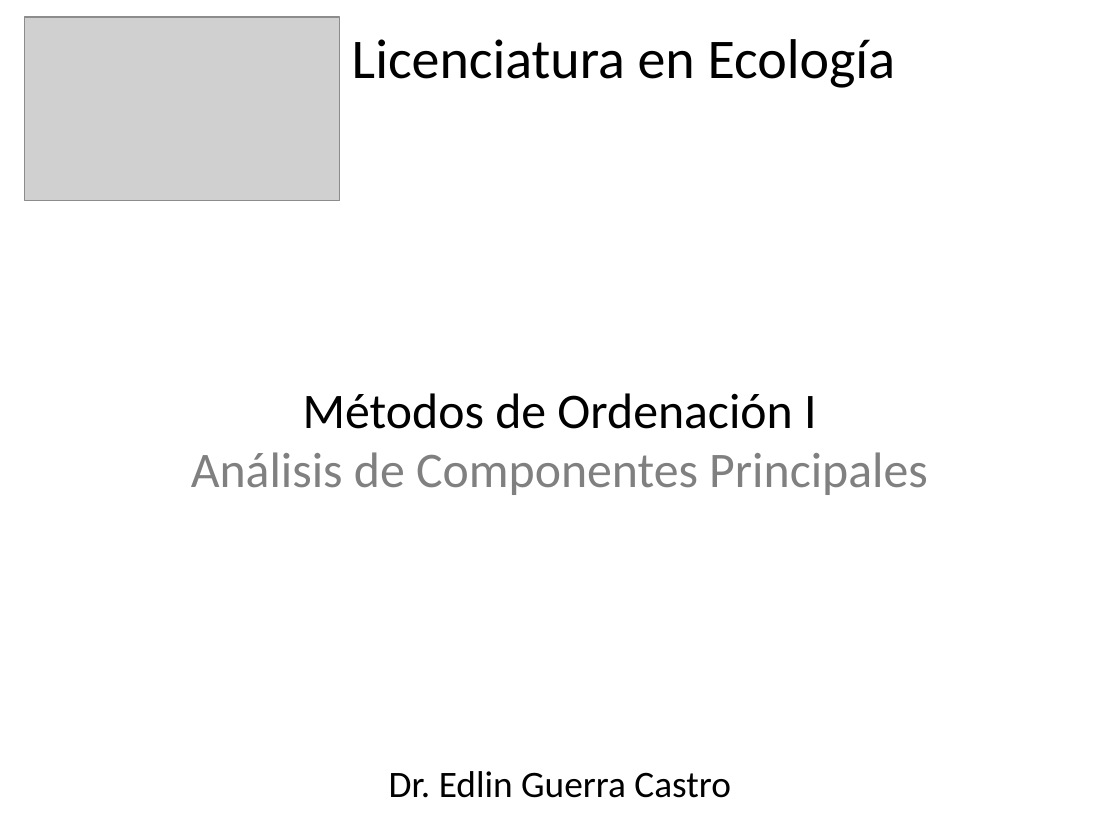
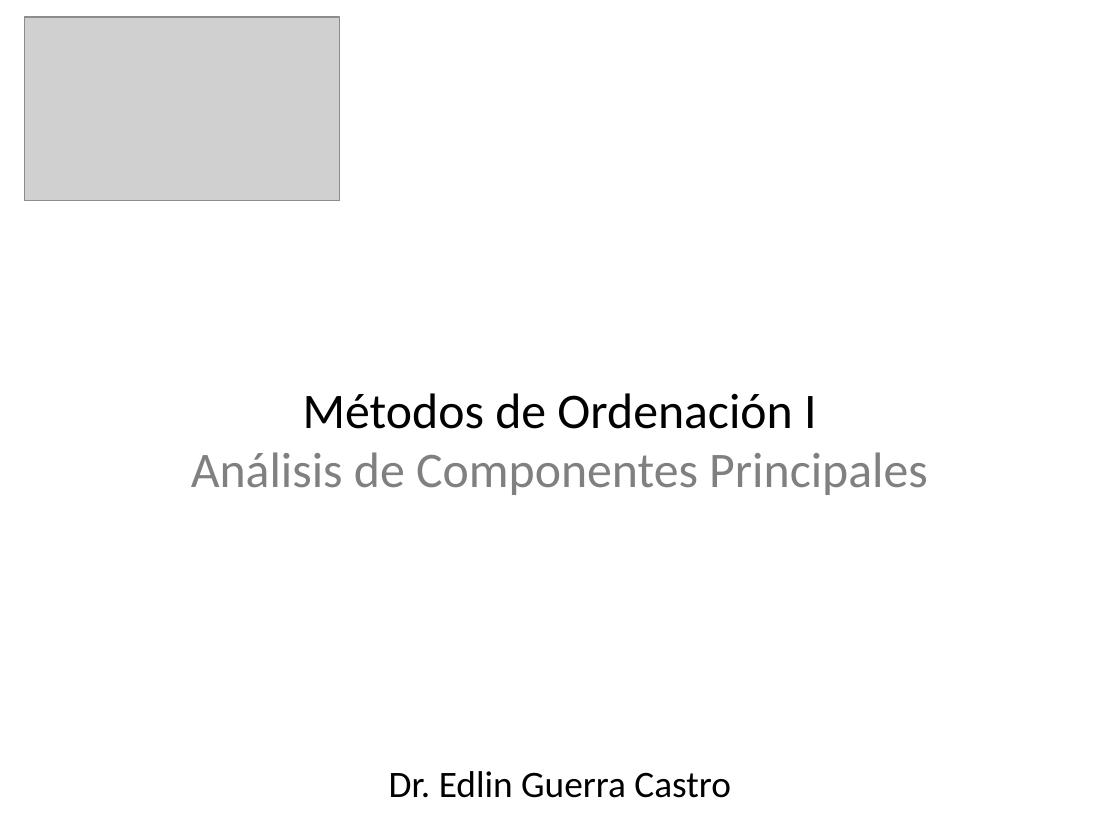
Before and after one commit to edlinguerra/IAM_IVIC2024, a slide deck: slide 1 of clases/Unidad III Ordenaciones_PCA.pptx. Drawn at 1120x840 pixels with LibreOffice and Linux fonts; fonts in the diff are those of the drawing; grey boxes stand for pictures. Boxes give left, top, right and bottom in pixels: in the first picture for what was removed or moved away, otherwise in the second. Text is boxed around its words. In the diff, an @@ line names an element or a change of style, - is before the commit and + after.

```diff
--- a/clases/Unidad III Ordenaciones_PCA.pptx
+++ b/clases/Unidad III Ordenaciones_PCA.pptx
@@ text removed at box(352, 39, 896, 88) @@
-Licenciatura en Ecología
```
Also in this commit, not shown: 6 other files.
